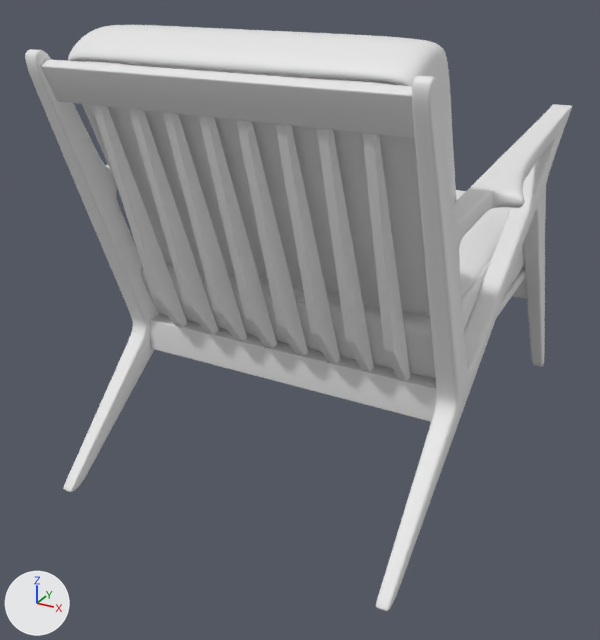
An edit to the glTF model chair.glb, drawn before and after from the same camera.
Before and after are seen from a 50 mm camera at (0.796, -1.596, 1.067) aimed at (-0.041, -0.073, 0.306). The lights are fixed; the arrows at lower left show +X, +Y and +Z. Vertices at the same position are counted once.

Names of what the first picture shows: 'back', 'base', 'cushions', 'legs', 'supports'.
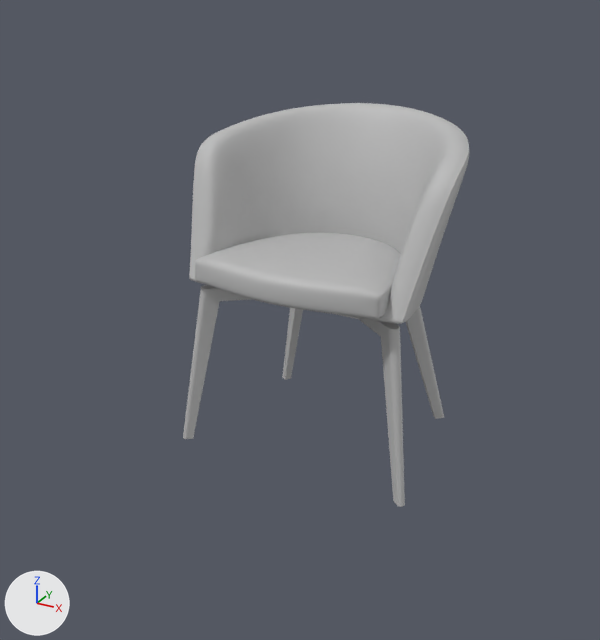
Commit message: chair change

Changed parts and their boxes (x1, y1, x2, y2) in the pictures (600 x 640 px):
'back', reshaped, turned, rescaled: before (92, 105, 411, 381); after (189, 103, 469, 324)
'cushions', reshaped, turned, rescaled: before (68, 25, 524, 379); after (195, 233, 401, 319)
'legs', reshaped, turned, rescaled: before (25, 49, 572, 611); after (183, 285, 444, 507)
'supports', reshaped, turned, rescaled: before (41, 59, 527, 422); after (336, 314, 360, 319)
'base', turned, rescaled (not visible afterwards): before (156, 266, 525, 384)
part 1 of me_soto_003, added: after (189, 103, 469, 324)
part 2 of me_soto_003, deleted: before (92, 105, 411, 381)
part 3 of me_soto_001, deleted: before (68, 25, 524, 379)
part 4 of me_soto_001, added: after (195, 233, 401, 319)
part 6 of me_soto_004, deleted: before (41, 59, 527, 422)

Patch to the scene script:
```diff
--- a/chair.glb.py
+++ b/chair.glb.py
@@ me_soto @@
 # used by ob_legs; location = (0.0, 0.0, 0.0); rotation_euler = (0.0, 0.0, -3.142), in degrees (0, 0, -180); scale = (0.096, 0.096, 0.096)
-me_soto.from_pydata(...)  # 14704 vertices, 29408 faces; spans x -4.68..4.69, y -6.12..5.43, z 0.0..9.5
-me_soto.materials.append(mat_wire_002049060)  # white #e7e7e7
+me_soto.from_pydata(...)  # 1544 vertices, 3080 faces; spans x -28.68..28.68, y -0.04..38.57, z -18.74..22.05
+# me_soto part 5: 14704 vertices removed from x -4.68..4.69, y -6.12..5.43, z 0.0..9.5; 1544 vertices added at x -28.68..28.68, y -0.04..38.57, z -18.74..22.05
+me_soto.materials.append(mat_lambert1)  # grey #bcbcbc
@@ me_soto_001 @@
 # used by ob_cushions; location = (0.0, 0.0, 0.0); rotation_euler = (0.0, 0.0, -3.142), in degrees (0, 0, -180); scale = (0.096, 0.096, 0.096)
-me_soto_001.from_pydata(...)  # 14426 vertices, 28910 faces; spans x -3.64..3.74, y -5.22..4.4, z 3.14..9.89
-me_soto_001.materials.append(mat_wire_196010216)  # white #e7e7e7
+me_soto_001.from_pydata(...)  # 1666 vertices, 3328 faces; spans x -21.77..21.77, y 40.3..48.35, z -13.91..27.1
+# me_soto_001 part 3: 14426 vertices removed from x -3.64..3.74, y -5.22..4.4, z 3.14..9.89
+# me_soto_001 part 4: 1666 vertices added at x -21.77..21.77, y 40.3..48.35, z -13.91..27.1
+me_soto_001.materials.append(mat_lambert1)  # grey #bcbcbc
@@ me_soto_003 @@
 # used by ob_back; location = (0.0, 0.0, 0.0); rotation_euler = (0.0, 0.0, -3.142), in degrees (0, 0, -180); scale = (0.096, 0.096, 0.096)
-me_soto_003.from_pydata(...)  # 240 vertices, 448 faces; spans x -2.94..2.88, y 2.16..4.48, z 3.15..8.65
-me_soto_003.materials.append(mat_wire_002049060)  # white #e7e7e7
+me_soto_003.from_pydata(...)  # 15466 vertices, 30928 faces; spans x -30.2..30.2, y 37.97..74.51, z -27.1..20.21
+# me_soto_003 part 1: 15466 vertices added at x -30.2..30.2, y 37.97..74.51, z -27.1..20.21
+# me_soto_003 part 2: 240 vertices removed from x -2.94..2.88, y 2.16..4.48, z 3.15..8.65
+me_soto_003.materials.append(mat_lambert1)  # grey #bcbcbc
@@ me_soto_004 @@
 # used by ob_supports; location = (0.0, 0.0, 0.0); rotation_euler = (0.0, 0.0, -3.142), in degrees (0, 0, -180); scale = (0.096, 0.096, 0.096)
-me_soto_004.from_pydata(...)  # 2198 vertices, 4384 faces; spans x -3.7..3.71, y -4.73..4.83, z 2.38..9.32
+me_soto_004.from_pydata(...)  # 174 vertices, 302 faces; spans x -13.56..13.56, y 35.43..40.09, z 8.03..10.74
+# me_soto_004 part 6: 2198 vertices removed from x -3.7..3.71, y -4.73..4.83, z 2.38..9.32
+me_soto_004.materials.append(mat_lambert1)  # grey #bcbcbc
@@ ob_legs @@
 ob_legs.location = (0.0, 0.0, 0.0)
-ob_legs.rotation_euler = (0.0, 0.0, -3.142)  # degrees (0, 0, -180)
-ob_legs.scale = (0.096, 0.096, 0.096)
+ob_legs.rotation_euler = (1.571, 0.0, 0.0)  # degrees (90, 0, 0)
+ob_legs.scale = (0.01, 0.01, 0.01)
@@ ob_cushions @@
 ob_cushions.location = (0.0, 0.0, 0.0)
-ob_cushions.rotation_euler = (0.0, 0.0, -3.142)  # degrees (0, 0, -180)
-ob_cushions.scale = (0.096, 0.096, 0.096)
+ob_cushions.rotation_euler = (1.571, 0.0, 0.0)  # degrees (90, 0, 0)
+ob_cushions.scale = (0.01, 0.01, 0.01)
@@ ob_back @@
 ob_back.location = (0.0, 0.0, 0.0)
-ob_back.rotation_euler = (0.0, 0.0, -3.142)  # degrees (0, 0, -180)
-ob_back.scale = (0.096, 0.096, 0.096)
+ob_back.rotation_euler = (1.571, 0.0, 0.0)  # degrees (90, 0, 0)
+ob_back.scale = (0.01, 0.01, 0.01)
@@ ob_supports @@
 ob_supports.location = (0.0, 0.0, 0.0)
-ob_supports.rotation_euler = (0.0, 0.0, -3.142)  # degrees (0, 0, -180)
-ob_supports.scale = (0.096, 0.096, 0.096)
+ob_supports.rotation_euler = (1.571, 0.0, 0.0)  # degrees (90, 0, 0)
+ob_supports.scale = (0.01, 0.01, 0.01)
@@ ob_base @@
 ob_base.location = (0.0, 0.0, 0.0)
-ob_base.rotation_euler = (0.0, 0.0, -3.142)  # degrees (0, 0, -180)
-ob_base.scale = (0.096, 0.096, 0.096)
+ob_base.rotation_euler = (1.571, 0.0, 0.0)  # degrees (90, 0, 0)
+ob_base.scale = (0.01, 0.01, 0.01)
```
